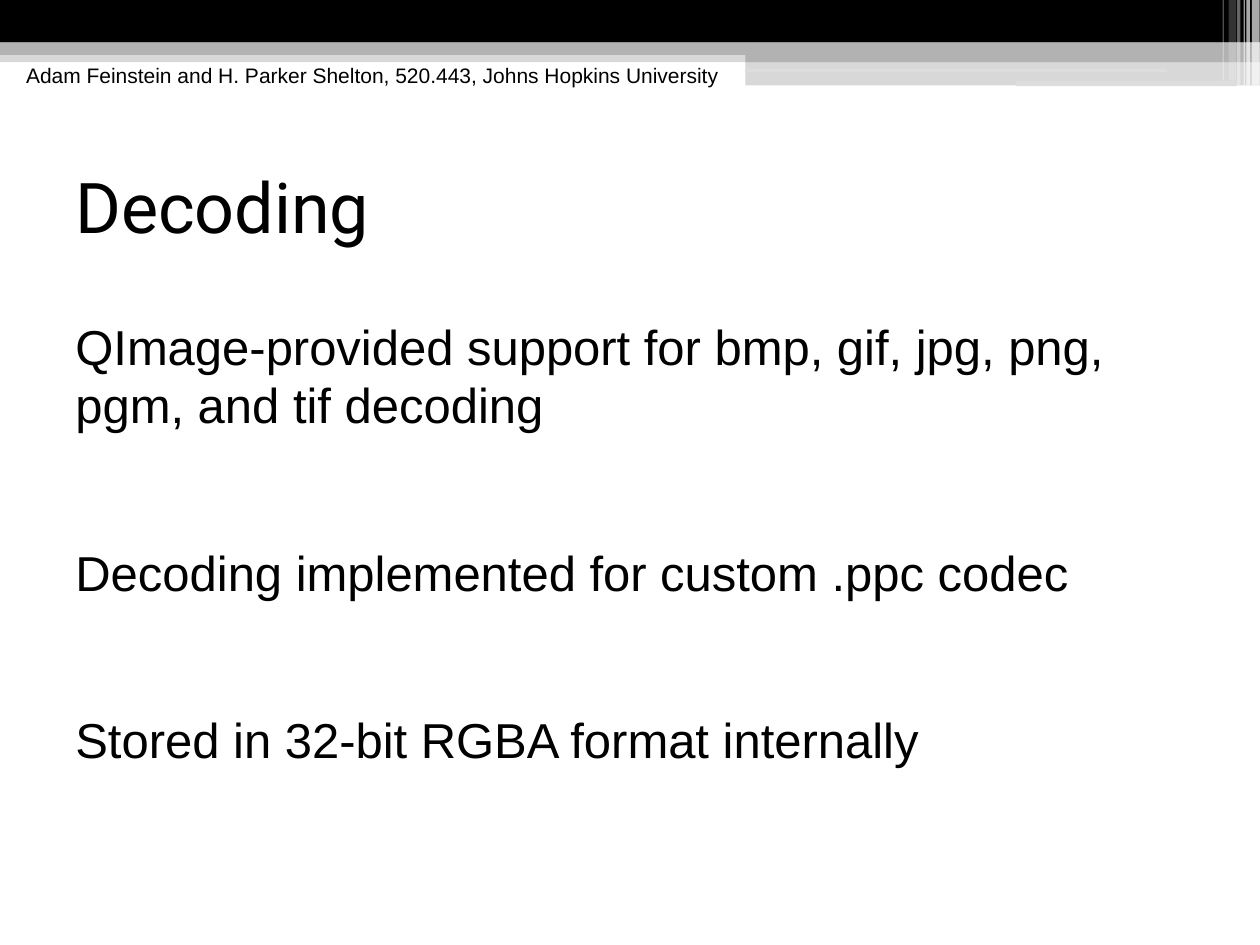
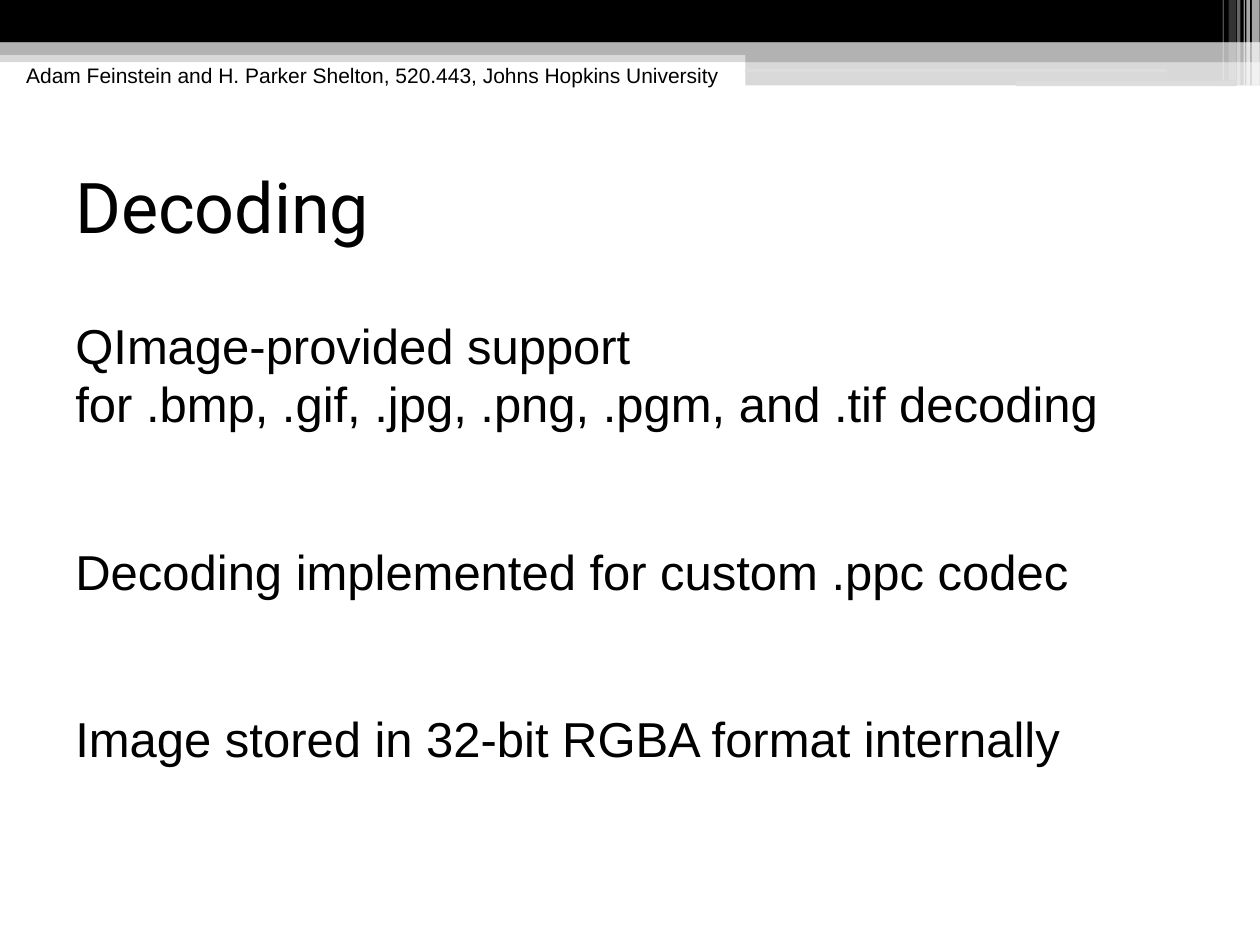
Before and after one commit to hpshelton/multimedia, a slide deck: slide 22 of docs/Multimedia Presentation.odp (slide 20 before the commit). Drawn at 1260x945 pixels with LibreOffice and Linux fonts; fonts in the diff are those of the drawing. Boxes give left, top, right and bottom in pixels: in the first picture for what was removed or moved away, otherwise in the second. Text is boxed around its words. In the diff, an @@ line names an element or a change of style, - is before the commit and + after.

```diff
--- a/docs/Multimedia Presentation.odp
+++ b/docs/Multimedia Presentation.odp
@@ text at (75,328,1098,432): text changed @@
-QImage-provided support for bmp, gif, jpg, png, pgm, and tif decoding
+QImage-provided support for .bmp, .gif, .jpg, .png, .pgm, and .tif decoding
@@ text at (75,721,1060,767): text changed @@
-Stored in 32-bit RGBA format internally
+Image stored in 32-bit RGBA format internally
```
Also in this commit, not shown: 17 other slides changed, 6 slides added, 1 other file.
